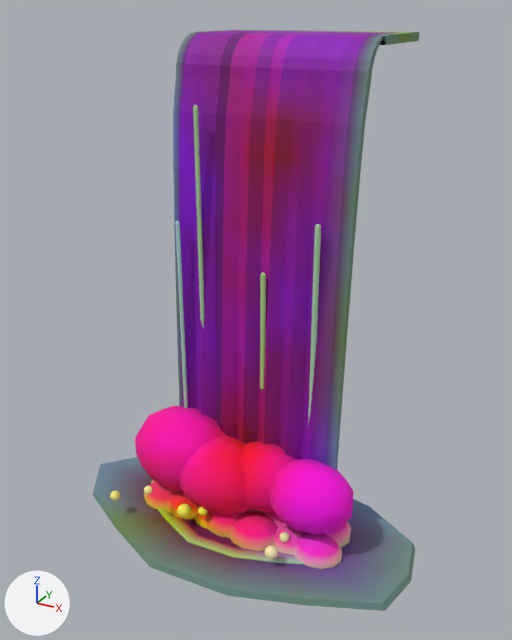
One commit to the glTF model ArtSource/Exports/Environment/Waterfall_Large.glb: the scene before it, then after it.
Camera for both pictures: a 50 mm lens placed at (3.88, -7.65, 6.25), pointed at (0.0, -0.6, 2.73). The axes (+X, +Y, +Z) are drawn at lower left. The lights are the same throughout. The older version comes first. Vertices at exactly the same position are counted once.

In view in the first picture: 'Waterfall_Large'.
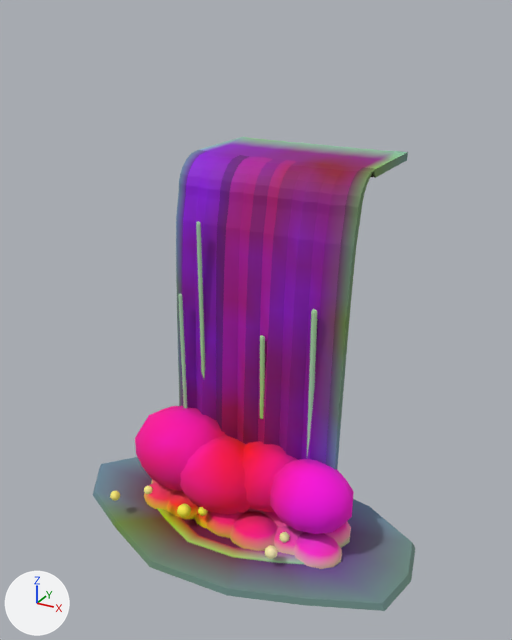
The newer file is also turned or shifted as a whole; pictures and numbers use the older file's frame.

Edits to the bpy script that builds the scene:
```text
Change me_waterfall_large:
    used by ob_waterfall_large; location = (0.0, 0.0, 0.0)
    remove me_waterfall_large.from_pydata(...)  # 2506 vertices, 4892 faces; spans x -2.47..2.35, y -2.31..1.28, z -0.06..6.0
    add me_waterfall_large.from_pydata(...)  # 2506 vertices, 4892 faces; spans x -2.47..2.35, y -2.31..1.22, z -0.06..4.6
    me_waterfall_large part 1: the loose piece of 52 vertices spanning x -0.75..-0.68, y -0.73..-0.7, z 1.5..5.26 is scaled about its middle by (1, 1, 0.727), then moved by (0.0, -0.02, -0.84)
    me_waterfall_large part 2: the loose piece of 52 vertices spanning x 0.81..0.88, y -0.77..-0.73, z 1.2..4.1 is scaled about its middle by (1, 1, 0.735), then moved by (0.0, -0.01, -0.62)
    me_waterfall_large part 3: the loose piece of 52 vertices spanning x -1.03..-0.97, y -0.78..-0.75, z 0.8..3.89 is scaled about its middle by (1, 1, 0.736), then moved by (0.0, -0.01, -0.54)
    me_waterfall_large part 4: the loose piece of 52 vertices spanning x 0.14..0.21, y -0.77..-0.74, z 1.87..3.43 is scaled about its middle by (1, 1, 0.751), then moved by (0.0, -0.01, -0.62)
    me_waterfall_large part 5: 704 of 2506 vertices moved; they spanned x -1.2..1.2, y -0.86..1.28, z 0.35..6.0 and now span x -1.2..1.2, y -0.86..1.22, z 0.25..4.6; mean shift (0.0, -0.03, -0.99); largest move (0.56, -0.48, 5.55) -> (0.56, -0.53, 4.15)
    me_waterfall_large part 6: 2670 faces centred in x -1.63..1.52, y -1.89..0.81, z -0.03..6.0 are repainted in the vertex colours; the middle colour goes from pink #f8009c to pink #f70096
    me_waterfall_large part 7: 793 faces centred in x -2.32..2.29, y -2.27..1.26, z -0.03..5.99 are repainted in the vertex colours; the middle colour goes from green #f4ffb8 to green #f2ffbc
    me_waterfall_large part 8: 721 faces centred in x -1.62..1.2, y -2.18..1.24, z -0.03..6.0 are repainted in the vertex colours; the middle colour goes from yellow #f4ff73 to yellow #f3ff72
```

What differs and where, as boxes [x1, y1, x2, y2] in the pictures (512 x 640 px; the box of a moved part takes in the faces that stretch with it):
'Waterfall_Large', reshaped, recoloured (19% shorter)
    before: [93, 29, 419, 611]
    after: [93, 137, 415, 611]
part 1 of me_waterfall_large, moved or reshaped
    before: [193, 105, 204, 329]
    after: [196, 221, 205, 378]
part 2 of me_waterfall_large, moved or reshaped
    before: [308, 224, 321, 425]
    after: [307, 309, 317, 456]
part 3 of me_waterfall_large, moved or reshaped
    before: [175, 221, 188, 408]
    after: [178, 293, 187, 408]
part 4 of me_waterfall_large, moved or reshaped
    before: [260, 272, 266, 390]
    after: [260, 335, 265, 419]
part 5 of me_waterfall_large, moved or reshaped
    before: [173, 29, 419, 459]
    after: [176, 137, 408, 459]
part 6 of me_waterfall_large, edited (looks the same)
    both: [97, 292, 354, 589]
part 7 of me_waterfall_large, edited (looks the same)
    both: [93, 221, 415, 611]
part 8 of me_waterfall_large, edited (looks the same)
    both: [94, 231, 356, 567]
